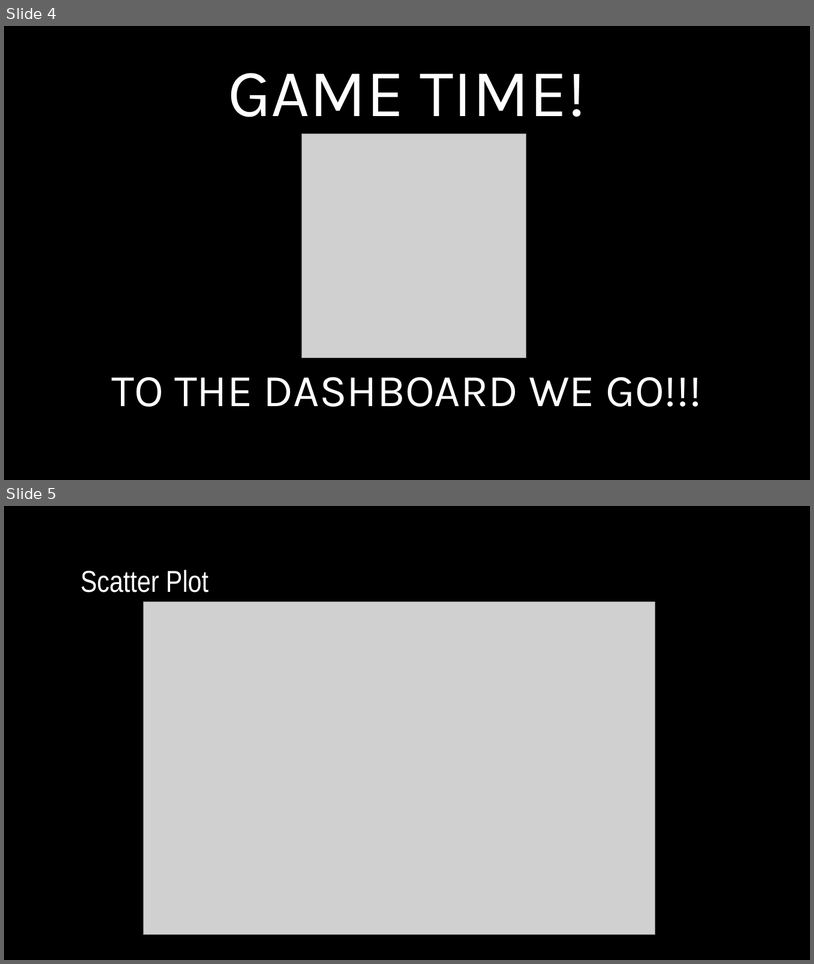
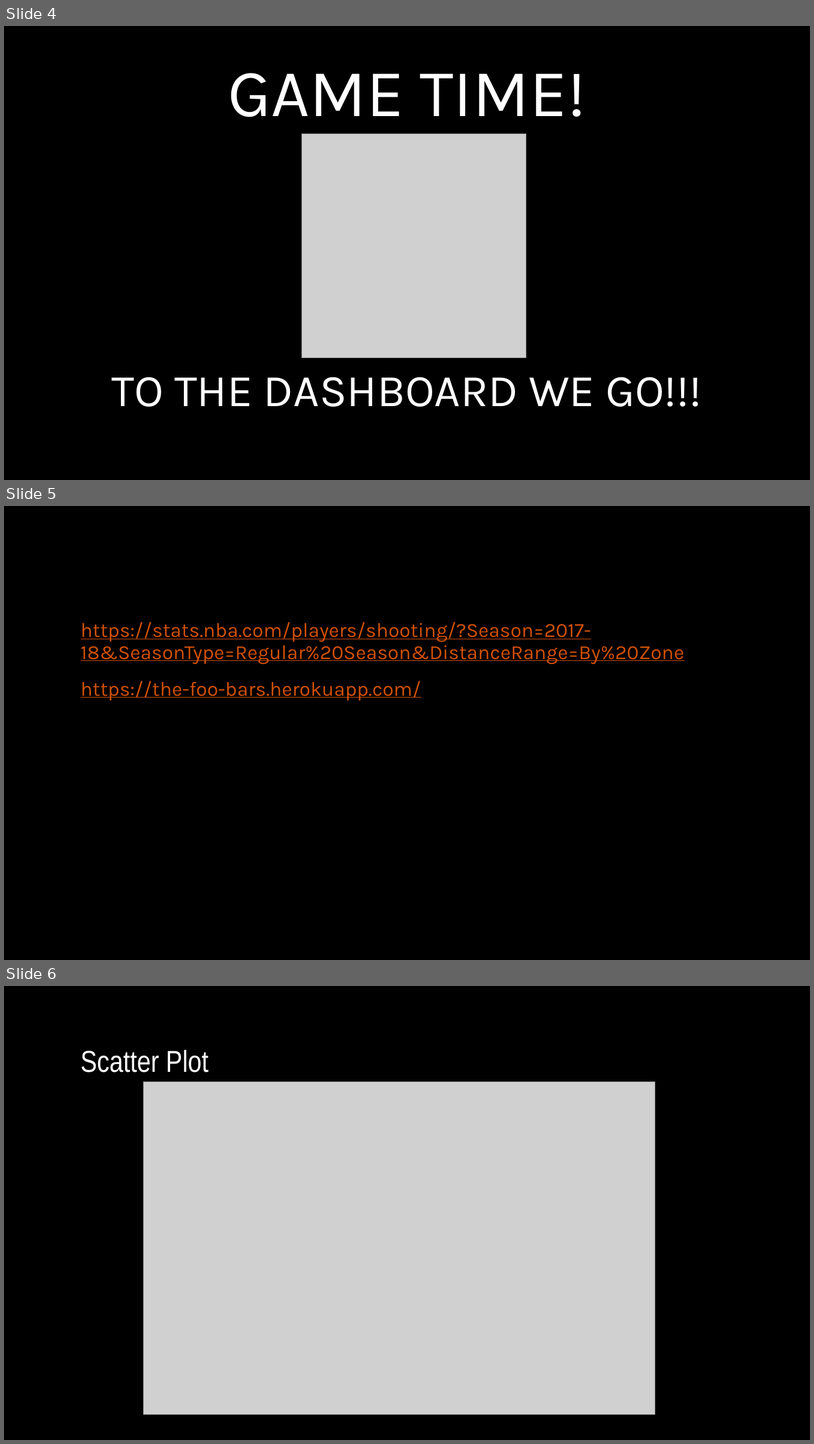
Before and after one commit to mynameisjohnn/the_foo_bars, a slide deck: The Foo Bars.pptx. Shown one above the other, each under a label of ours: slides 4 and 5 before the commit, slides 4, 5 and 6 after it. The pictures are 814x964 and 814x1444 pixels, drawn with LibreOffice and Linux fonts; fonts in the diff are those of the drawing; grey boxes stand for pictures; background and template pictures are left out. Boxes give left, top, right and bottom in pixels: in the first picture for what was removed or moved away, otherwise in the second. Text is boxed around its words. In the diff, an @@ line names an element or a change of style, - is before the commit and + after.

Commit message:
Update

```diff
--- a/The Foo Bars.pptx
+++ b/The Foo Bars.pptx
@@ slide 5 added at (x1=4, y1=506, x2=810, y2=960), background picture (left out) @@
@@ text added at (x1=81, y1=622, x2=685, y2=700), 24 pt, text #D05002, underline @@
+https://stats.nba.com/players/shooting/?Season=2017-18&SeasonType=Regular%20Season&DistanceRange=By%20Zone
+https://the-foo-bars.herokuapp.com/
@@ what was slide 5 is now slide 6 @@
```
